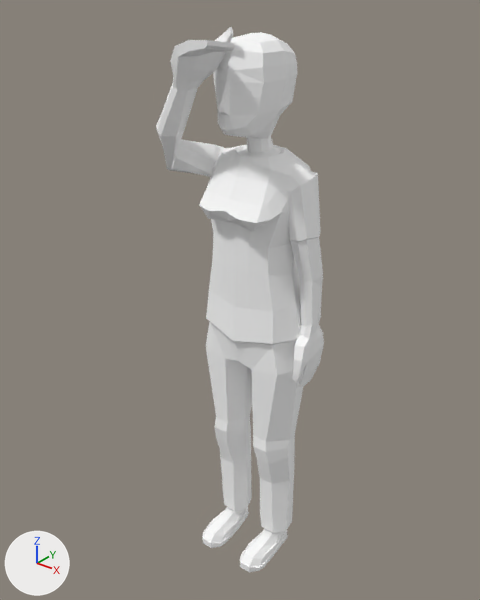
The glTF model frontend/assets/models3d/packs/quaternius-fbx/female_standing_covering_eyes.glb: old version first, new version second.
One viewpoint serves both versions: a 50 mm camera at (1.19, -1.554, 1.96) aimed at (-0.044, -0.011, 1.003). The axes (+X, +Y, +Z) are drawn at lower left. The lights are the same throughout. The older version comes first. Where no turn or scale is listed for an object, it has been applied to the vertices.

Names of what the first picture shows: 'Female_Standing_CoveringEyes'.
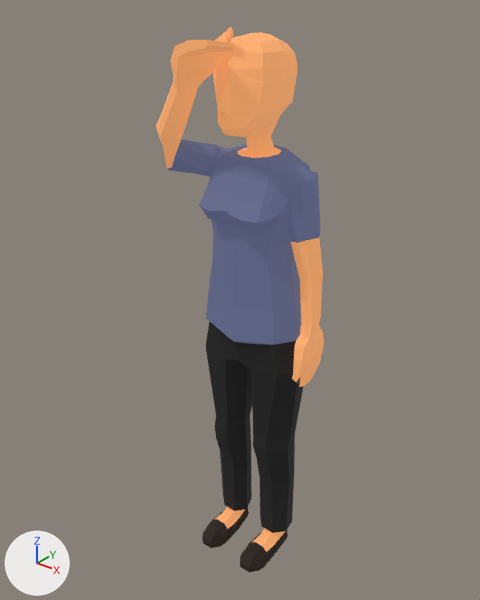
Changed parts and their boxes [x1, y1, x2, y2] in the pictures (480 x 600 px):
'Female_Standing_CoveringEyes', recoloured, surface changed (darker)
    both: [156, 27, 324, 572]

The change in detail:
Material 'Material_0' (mat_material_0) changes colour from white #ffffff to orange #be8050; in linear values from (1.0, 1.0, 1.0) to (0.515, 0.217, 0.0804).
In material 'Material_0' (mat_material_0), emission_strength is now set to 1.0.
In material 'Material_0' (mat_material_0), emission_color is now set to (0.515, 0.217, 0.0804), orange #be8050.
Material 'Material_1' (mat_material_1) changes colour from white #ffffff to dark blue #464b66; in linear values from (1.0, 1.0, 1.0) to (0.0608, 0.0713, 0.134).
In material 'Material_1' (mat_material_1), emission_strength is now set to 1.0.
In material 'Material_1' (mat_material_1), emission_color is now set to (0.0608, 0.0713, 0.134), dark blue #464b66.
Material 'Material_2' (mat_material_2) changes colour from white #ffffff to black #0f0f0f; in linear values from (1.0, 1.0, 1.0) to (0.00497, 0.00461, 0.00477).
In material 'Material_2' (mat_material_2), emission_strength is now set to 1.0.
In material 'Material_2' (mat_material_2), emission_color is now set to (0.00497, 0.00461, 0.00477), black #0f0f0f.
Material 'Material_3' (mat_material_3) changes colour from white #ffffff to black #170e07; in linear values from (1.0, 1.0, 1.0) to (0.00866, 0.00438, 0.00219).
In material 'Material_3' (mat_material_3), emission_strength is now set to 1.0.
